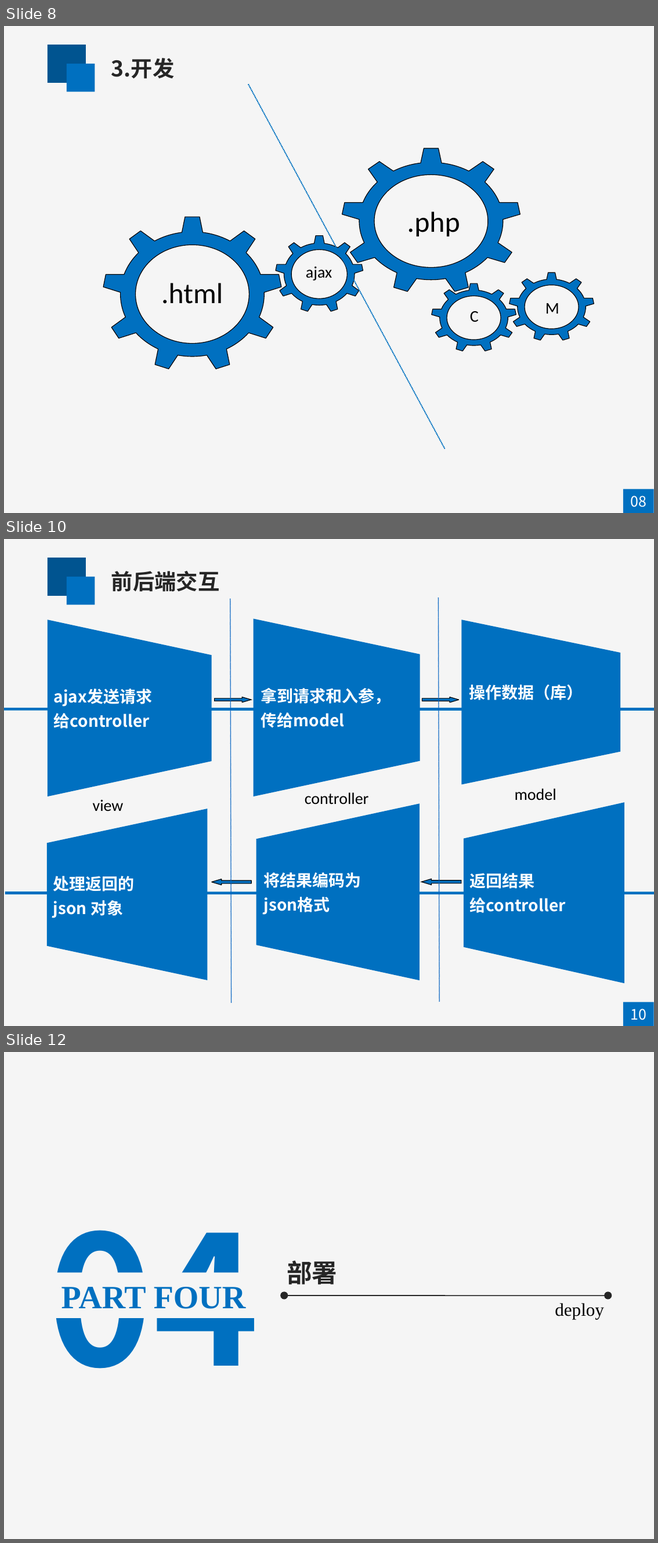
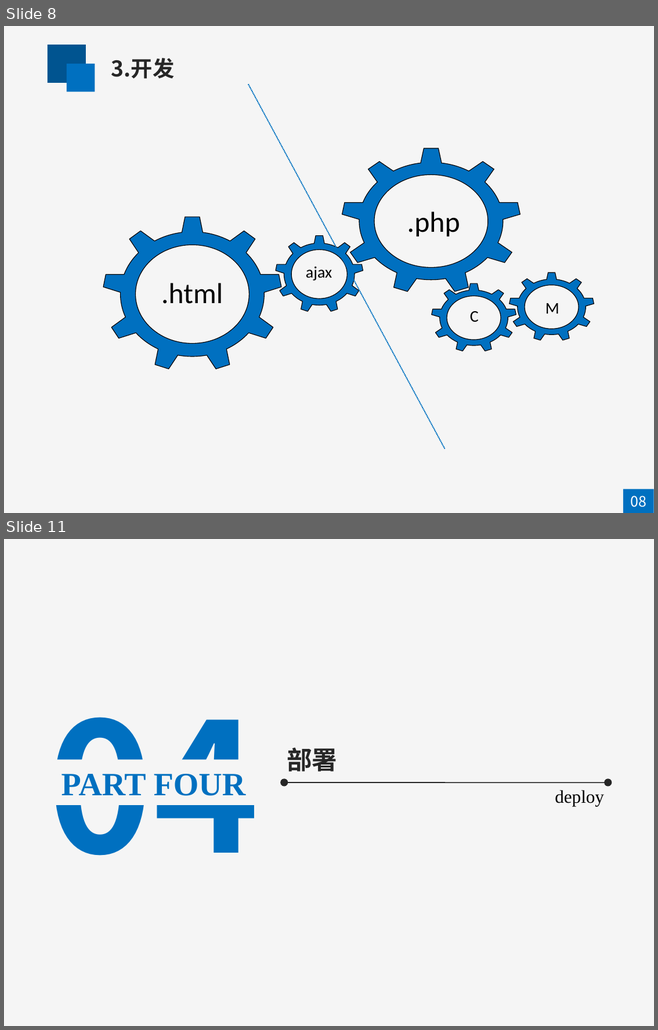
Before and after one commit to uglyboyhans/shopping, a slide deck: ppt.ppt. Shown one above the other, each under a label of ours: slides 8, 10 and 12 before the commit, slides 8 and 11 after it; the slides between them are not shown. The pictures are 658x1543 and 658x1030 pixels, drawn with LibreOffice and Linux fonts; fonts in the diff are those of the drawing. Boxes give left, top, right and bottom in pixels: in the first picture for what was removed or moved away, otherwise in the second. Text is boxed around its words. In the diff, an @@ line names an element or a change of style, - is before the commit and + after.

```diff
--- a/ppt.ppt
+++ b/ppt.ppt
@@ slide 10 removed at [4, 539, 654, 1026], background #F5F5F5 @@
@@ rectangle removed at [48, 558, 86, 596] @@
@@ text removed at [111, 571, 220, 592] @@
-前后端交互
@@ rectangle removed at [67, 577, 94, 605] @@
@@ line removed from (230, 599) to (231, 1003) @@
@@ line removed from (438, 598) to (439, 1002) @@
@@ freeform shape removed at [48, 620, 211, 797] @@
@@ freeform shape removed at [253, 619, 420, 797] @@
@@ freeform shape removed at [461, 620, 621, 784] @@
@@ text removed at [54, 689, 152, 729] @@
-ajax发送请求
-给controller
@@ text removed at [261, 688, 391, 728] @@
-拿到请求和入参，
-传给model
@@ text removed at [469, 685, 582, 700] @@
-操作数据（库）
@@ line removed from (4, 709) to (654, 709) @@
@@ right arrow removed at [215, 697, 252, 702] @@
@@ right arrow removed at [422, 697, 459, 702] @@
@@ text removed at [93, 799, 123, 811] @@
-view
@@ text removed at [304, 792, 369, 805] @@
-controller
@@ text removed at [514, 788, 556, 801] @@
-model
@@ freeform shape removed at [47, 809, 208, 980] @@
@@ freeform shape removed at [256, 803, 419, 980] @@
@@ freeform shape removed at [463, 803, 623, 984] @@
@@ text removed at [53, 876, 134, 918] @@
-处理返回的
-json 对象
@@ left arrow removed at [211, 879, 251, 885] @@
@@ text removed at [264, 873, 361, 915] @@
-将结果编码为
-json格式
@@ left arrow removed at [421, 879, 460, 885] @@
@@ text removed at [470, 873, 565, 913] @@
-返回结果
-给controller
@@ line removed from (5, 893) to (654, 893) @@
@@ rectangle removed at [623, 1002, 654, 1026] @@
@@ text removed at [630, 1009, 647, 1020] @@
-10
@@ what was slide 12 is now slide 11 @@
```
Also in this commit, not shown: 4 slides changed.
